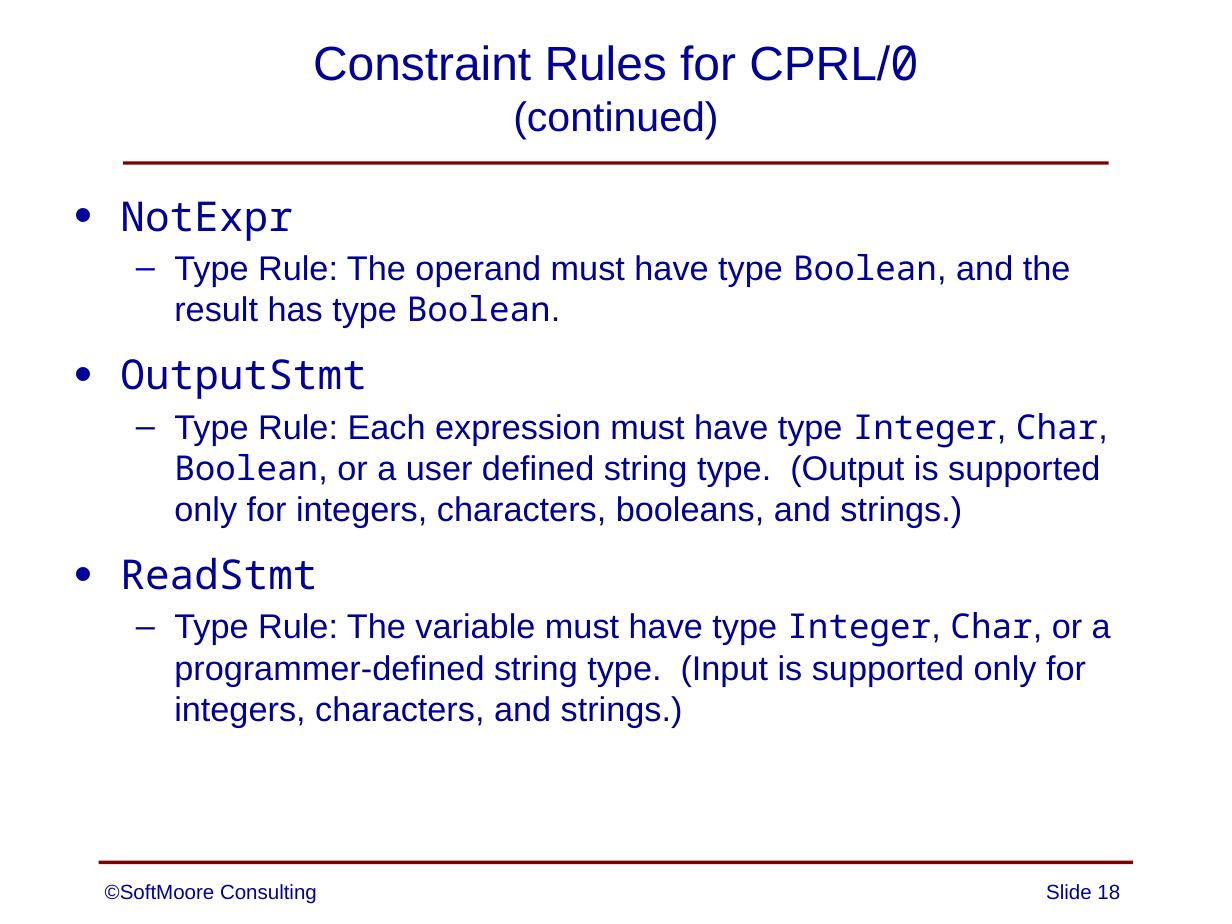
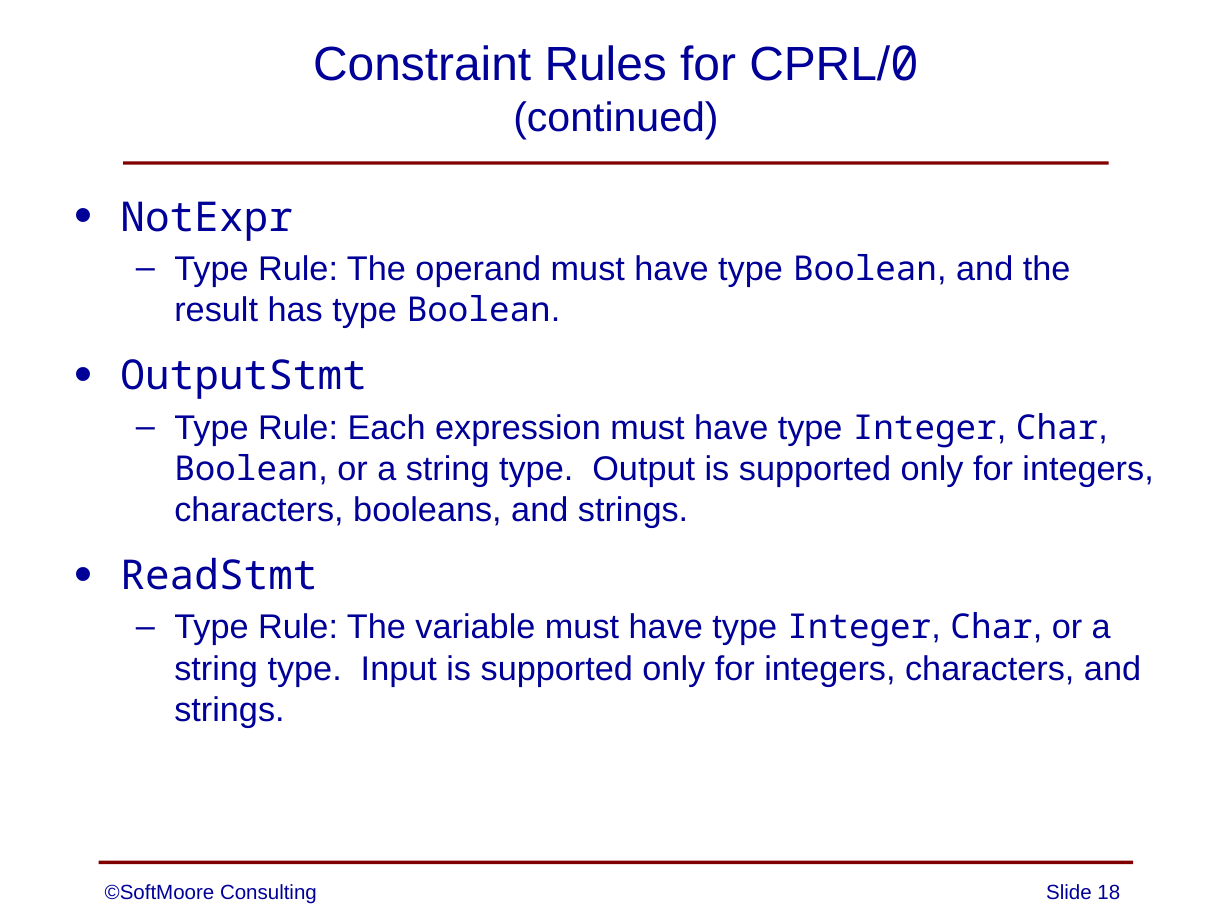
Before and after one commit to SoftMoore/CPRL-Kt-2nd, a slide deck: slide 18 of PowerPoints/09 - Constraint Analysis.pptx. Drawn at 1232x924 pixels with LibreOffice and Linux fonts; fonts in the diff are those of the drawing. Boxes give left, top, right and bottom in pixels: in the first picture for what was removed or moved away, otherwise in the second. Text is boxed around its words. In the diff, an @@ line names an element or a change of style, - is before the commit and + after.

Commit message:
minor rewording on one slide

```diff
--- a/PowerPoints/09 - Constraint Analysis.pptx
+++ b/PowerPoints/09 - Constraint Analysis.pptx
@@ text at [174, 413, 1153, 527]: text changed @@
-  – Type Rule: Each expression must have type Integer, Char, Boolean, or a user defined string type. (Output is supported only for integers, characters, booleans, and strings.)
+  – Type Rule: Each expression must have type Integer, Char, Boolean, or a string type. Output is supported only for integers, characters, booleans, and strings.
@@ text at [174, 612, 1141, 727]: text changed @@
-  – Type Rule: The variable must have type Integer, Char, or a programmer-defined string type. (Input is supported only for integers, characters, and strings.)
+  – Type Rule: The variable must have type Integer, Char, or a string type. Input is supported only for integers, characters, and strings.
```
